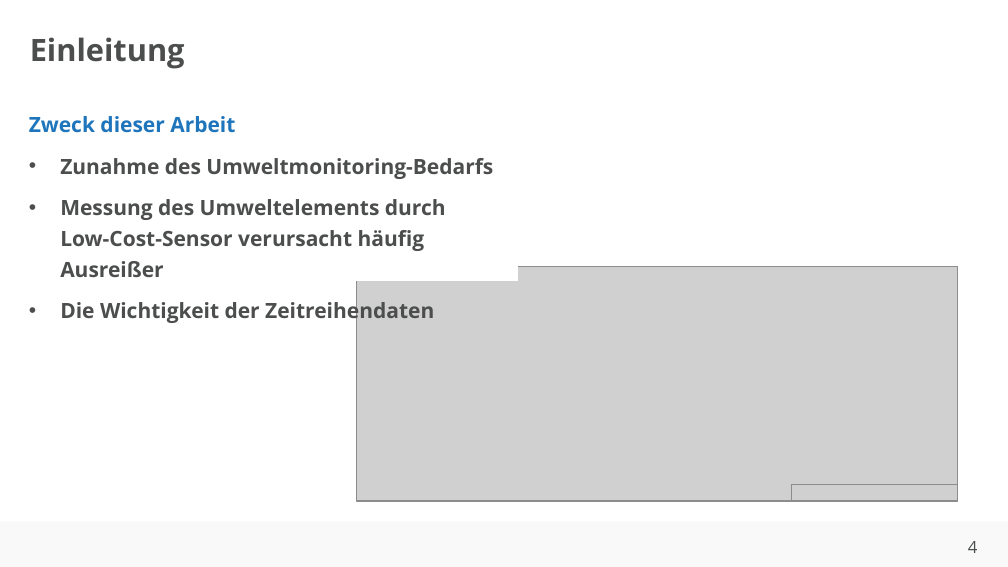
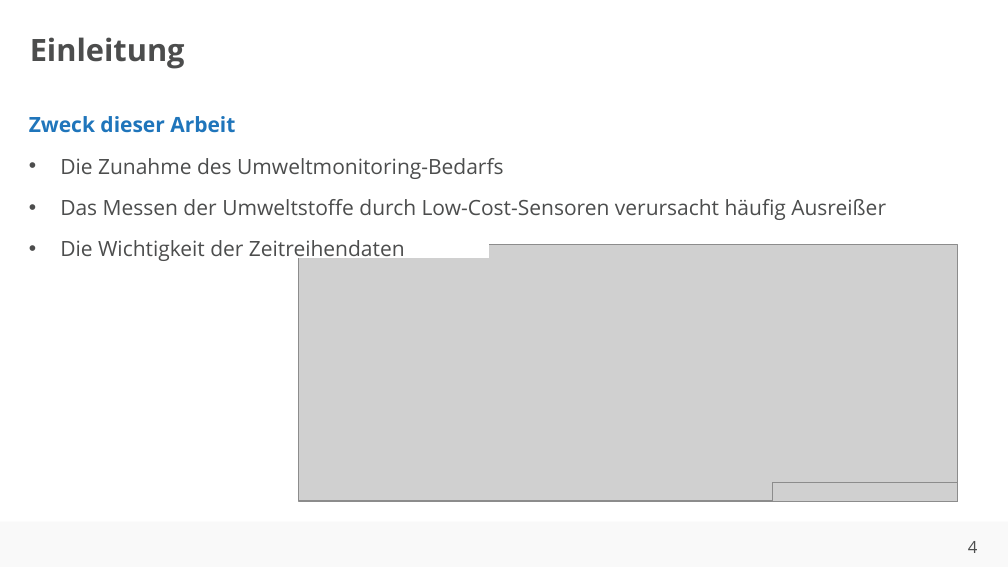
Before and after one commit to ahndavin/Abschlussarbeit_Bachelor, a slide deck: slide 4 of Kolloquium/Kolloquium.pptx. Drawn at 1008x567 pixels with LibreOffice and Linux fonts; fonts in the diff are those of the drawing; grey boxes stand for pictures; background and template pictures are left out. Boxes give left, top, right and bottom in pixels: in the first picture for what was removed or moved away, otherwise in the second. Text is boxed around its words. In the diff, an @@ line names an element or a change of style, - is before the commit and + after.

Commit message:
update

```diff
--- a/Kolloquium/Kolloquium.pptx
+++ b/Kolloquium/Kolloquium.pptx
@@ text at [60, 158, 886, 220]: text changed; bold off @@
-• Zunahme des Umweltmonitoring-Bedarfs
-• Messung des Umweltelements durch
-  Low-Cost-Sensor verursacht häufig Ausreißer
+• Die Zunahme des Umweltmonitoring-Bedarfs
+• Das Messen der Umweltstoffe durch Low-Cost-Sensoren verursacht häufig Ausreißer
@@ text at [60, 240, 405, 263]: bold off in "Die Wichtigkeit der Zeitreihendaten" @@
@@ rectangle: place and size @@
-rectangle at [350, 266, 517, 279]
+rectangle at [296, 244, 488, 257]
@@ picture: place and size @@
-picture at [356, 266, 957, 501]
+picture at [299, 244, 958, 501]
@@ picture: place and size @@
-picture at [791, 484, 958, 501]
+picture at [772, 482, 957, 501]
```
Also in this commit, not shown: 2 other slides changed, 2 slides added, 2 slides removed.
